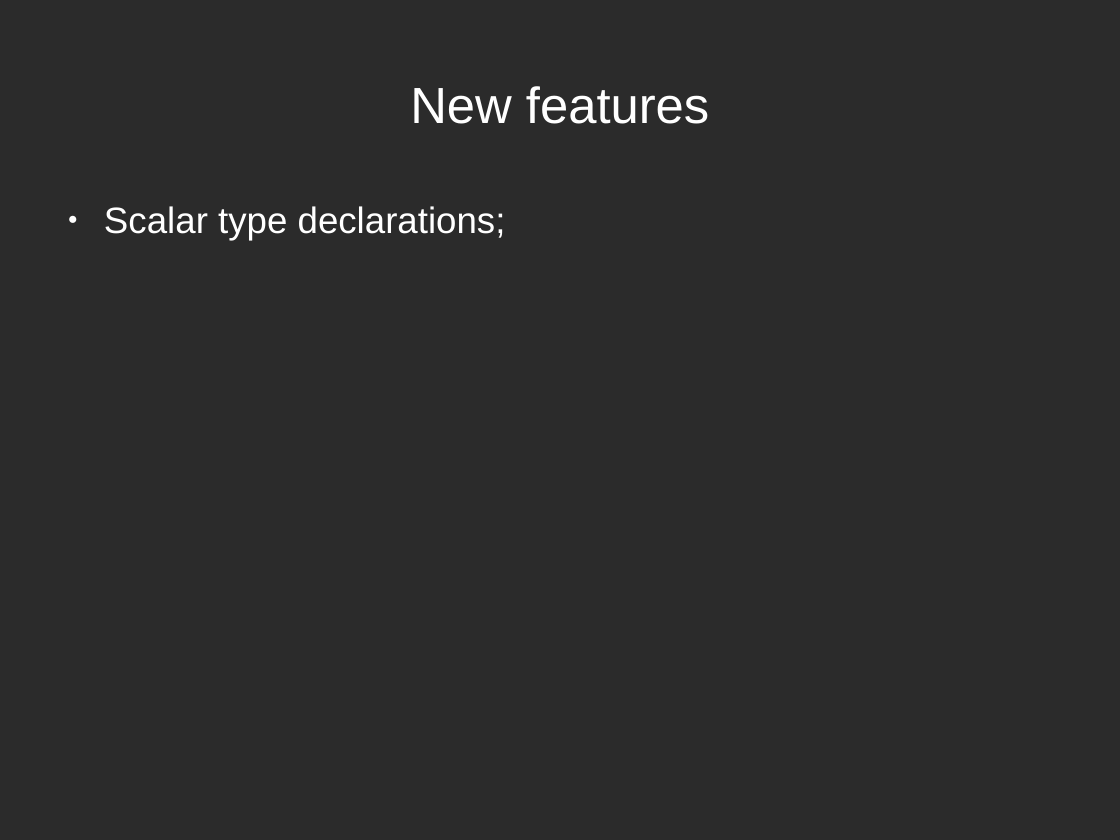
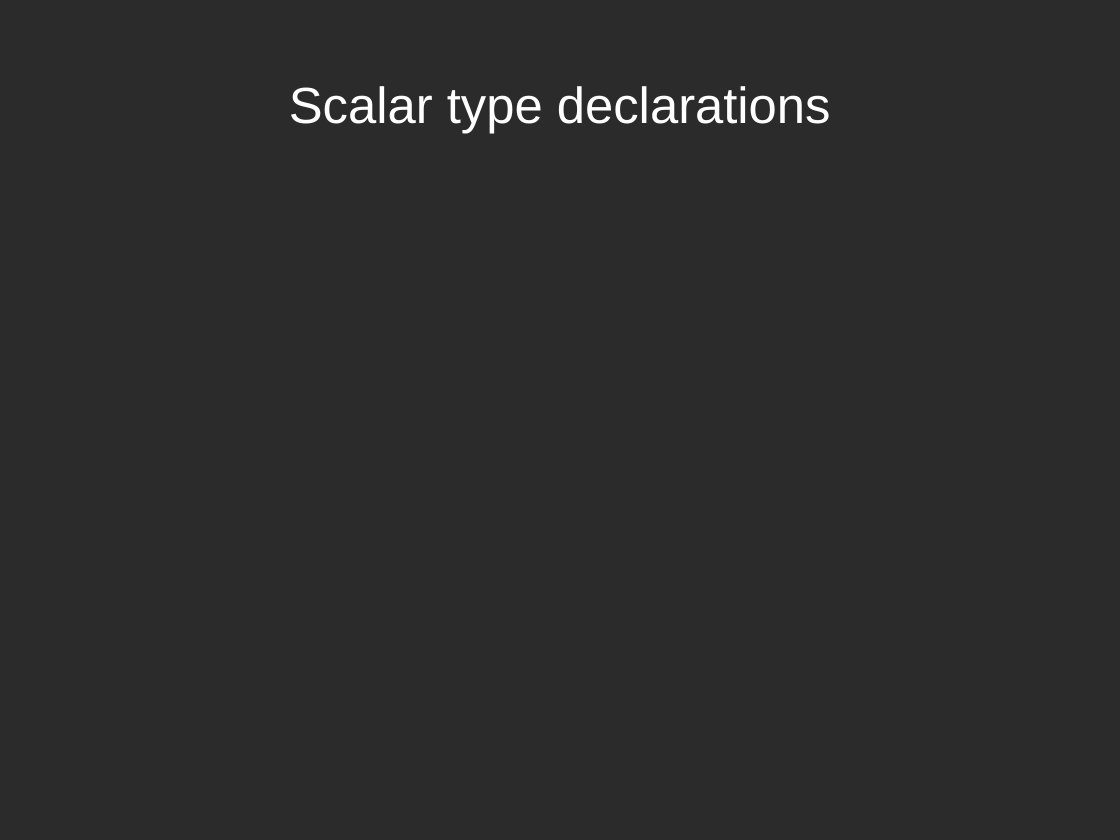
Before and after one commit to rmichal1/php7prezentacja, a slide deck: slide 7 of php7.odp (slide 6 before the commit). Drawn at 1120x840 pixels with LibreOffice and Linux fonts; fonts in the diff are those of the drawing; background and template pictures are left out; a plain dark background stands for a picture behind light text. Boxes give left, top, right and bottom in pixels: in the first picture for what was removed or moved away, otherwise in the second. Text is boxed around its words. In the diff, an @@ line names an element or a change of style, - is before the commit and + after.

```diff
--- a/php7.odp
+++ b/php7.odp
@@ title "Scalar type declarations" at bbox=[289, 86, 831, 134]: vertical alignment top to middle @@
@@ title at bbox=[289, 86, 831, 134]: text changed; size 26 to 36 pt @@
-● Scalar type declarations;
+Scalar type declarations
@@ title removed at bbox=[410, 86, 709, 124] @@
-New features
```
Also in this commit, not shown: 1 slide added.
